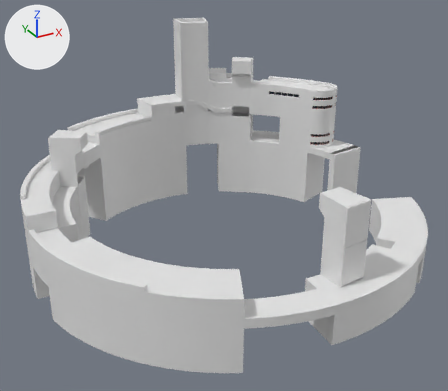
An edit to the FBX model Assets/Art/Models/Enviroment/HeroAssets/Landmarks/LM1/LM1InnerRing.fbx, drawn before and after from the same camera.
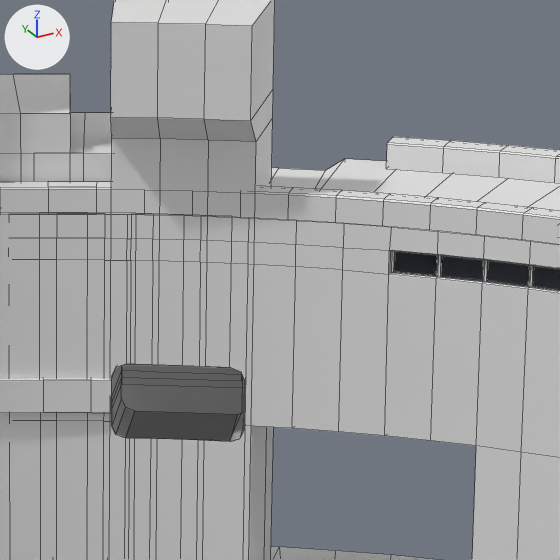
The first picture shows the older version from a 50 mm camera at (-188.1, -174.9, 137.6) aimed at (-110.2, -33.2, 66.8). The close-ups show both versions on the part from 48% to 65% of the width and 15% to 34% of the height of that picture; other places that the commit changed are outside them. Lighting does not change. The marker at upper left points along +X, +Y and +Z. The close-ups show mesh edges as thin lines. Where no turn or scale is listed for an object, it has been applied to the vertices. Vertices at the same position are counted once.
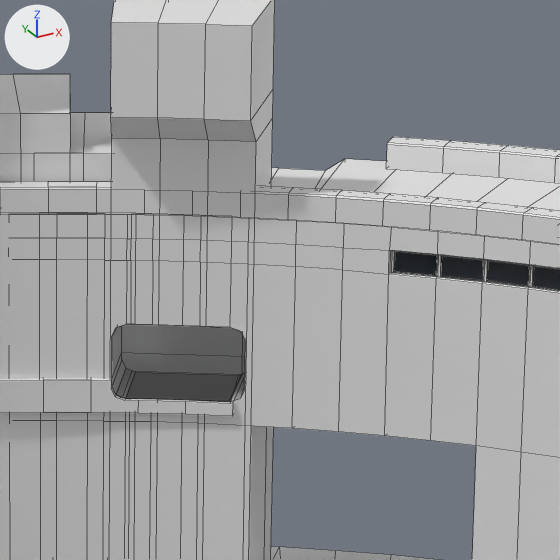
Pixel boxes [x1, y1, x2, y2] of what changed, in the close-ups (560 x 560 px; the box of a moved part takes in the faces that stretch with it):
'Circle.130', reshaped: before [0, 213, 241, 399]; after [0, 213, 242, 400]
'Circle.133', reshaped: before [0, 371, 242, 560]; after [0, 371, 240, 560]
'Circle.134', reshaped: before [0, 365, 245, 413]; after [0, 353, 245, 416]
part 1 of me_circle_360, built on: before [92, 213, 241, 399]; after [92, 213, 242, 400]
part 2 of me_circle_364, moved or reshaped: [110, 188, 251, 560] in both
part 3 of me_circle_361, moved or reshaped: before [95, 371, 242, 560]; after [95, 371, 240, 560]
part 4 of me_circle_363, moved or reshaped: before [112, 365, 244, 441]; after [112, 325, 245, 402]
part 5 of me_circle_362, built on: before [91, 365, 245, 413]; after [91, 353, 245, 416]

What the commit changed:
me_circle_361 is used by ob_circle_133; location (-107.25, -29.43, 44.25).
me_circle_361 had 86 vertices, 76 faces and spanned x -3.5..33.8, y 34.9..54.4, z 21.2..33.4.
me_circle_361 now has 82 vertices, 74 faces and spans x -3.5..33.8, y 34.9..54.4, z 21.2..33.4.
Part 3, on me_circle_361:
8 vertices are removed from x 23.2..30.4, y 37.6..41.5, z 31.4..33.4.
9 faces are deleted.
4 vertices in x 24.1..28.1, y 34.9..37.3, z 31.4 move by (0.0, 0.0, 1.9).
3 vertices move from x 23.2..25.8, y 37.9..41.6, z 32.0..33.4 to x 23.6..26.3, y 37.6..41.3, z 33.3..33.4.
4 vertices are added at (30.3, 38.4, 33.3), (29.7, 37.4, 33.4), (30.4, 38.4, 33.4), (23.7, 37.6, 33.3).
7 new faces join them.
me_circle_362 is used by ob_circle_134; location (-107.25, -29.81, 55.72).
me_circle_362 had 68 vertices, 62 faces and spanned x -5.3..34.0, y 38.0..55.0, z 21.2..26.0.
me_circle_362 now has 78 vertices, 68 faces and spans x -5.3..34.0, y 34.8..55.0, z 21.2..26.0.
Part 5, on me_circle_362:
4 vertices are removed from x 23.0..30.6, y 38.0..41.4, z 21.2.
7 faces are deleted.
1 vertex moves from x 25.8, y 42.0, z 21.2 to x 25.8, y 42.0, z 22.4.
14 vertices are added at x 23.0..30.6, y 34.8..41.9, z 21.2..22.4.
13 new faces join them.
me_circle_364 has 46 vertices, 28 faces and spans x 23.1..31.6, y 34.1..42.2, z -29.0..13.9.
me_circle_364 is used by ob_circle_144; location (-107.25, -29.43, 75.77).
me_circle_364 part 2: all 30 vertices in x 23.2..30.8, y 34.3..41.6, z -0.1..3.4 are moved by (0.0, 0.0, 1.9).
me_circle_360 is used by ob_circle_130; location (-107.25, -29.43, 56.05).
me_circle_360 had 54 vertices, 44 faces and spanned x 7.5..33.7, y 34.8..53.3, z 21.2..33.4.
me_circle_360 now has 64 vertices, 50 faces and spans x 7.5..33.7, y 34.8..53.3, z 21.2..33.4.
Part 1, on me_circle_360:
10 vertices are removed from x 23.2..30.3, y 37.8..41.6, z 21.2..23.1.
11 faces are deleted.
5 vertices in x 23.7..28.5, y 34.8..37.6, z 23.1 move by (0.0, 0.0, 1.9).
2 vertices move from x 30.4, y 38.3, z 21.2..23.1 to x 27.6, y 34.8, z 21.2..21.5.
20 vertices are added at x 23.2..30.4, y 36.0..41.6, z 21.2..25.0.
17 new faces join them.
me_circle_363 is used by ob_circle_141; location (-107.25, -29.43, 35.81).
me_circle_363 had 322 vertices, 317 faces and spanned x 19.0..52.5, y 17.0..49.0, z 11.1..50.4.
me_circle_363 now has 324 vertices, 320 faces and spans x 19.0..52.5, y 17.0..49.0, z 11.1..50.4.
me_circle_363 part 4: 6 vertices moved from x 23.7..27.7, y 34.8..37.6, z 43.4 to x 23.7..27.7, y 34.8..37.6, z 45.2; 28 vertices removed from x 23.2..30.8, y 34.4..41.6, z 39.9..43.4; 30 vertices added at x 23.2..30.8, y 34.4..41.6, z 40.6..45.2.
